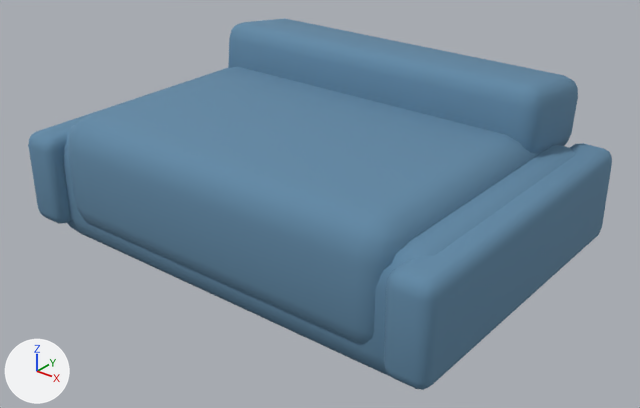
Before and after pictures for a commit that changed the glTF model public/models/furniture/upholstered-pet-sofa.glb.
Before and after are seen from a 50 mm camera at (0.956, -1.19, 0.824) aimed at (0.025, -0.026, 0.102). The lights are fixed; the arrows at lower left show +X, +Y and +Z. The picture after the commit comes second.

In view in the first picture: 'upholstered-pet-sofa'.
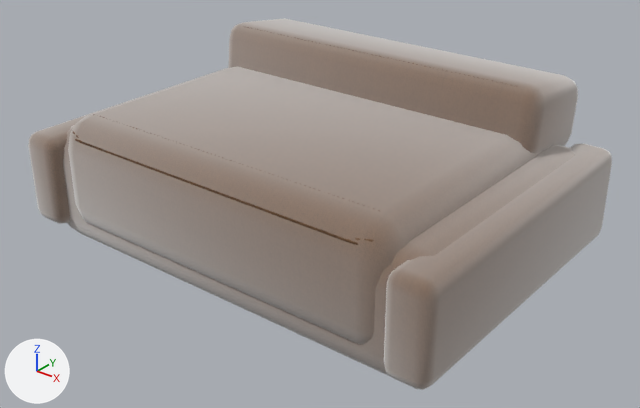
Scene script edits in JSON lines:
```json
{"op": "add", "block": "img_material_twill_orm", "code": ["img_material_twill_orm = load_image('material-twill-orm', '_unpacked/material-twill-orm', 1024, 1024, 'Non-Color')"]}
{"op": "add", "block": "img_material_twill_normal", "code": ["img_material_twill_normal = load_image('material-twill-normal', '_unpacked/material-twill-normal', 1024, 1024, 'Non-Color')"]}
{"op": "add", "block": "img_material_twill_color", "code": ["img_material_twill_color = load_image('material-twill-color', '_unpacked/material-twill-color', 1024, 1024, 'sRGB')"]}
{"block": "mat_upholstery_textured", "change": "nodes: BsdfPrincipled, OutputMaterial"}
{"block": "mat_upholstery_textured", "change": "colours: blue #6189a6"}
{"block": "mat_upholstery_textured", "change": "nodes: BsdfPrincipled, Mix, NormalMap, OutputMaterial, SeparateColor, TexImage x3"}
{"block": "mat_upholstery_textured", "change": "colours: brown #89613c"}
{"block": "mat_upholstery_textured", "change": "uses the picture img_material_twill_color"}
{"block": "mat_upholstery_textured", "change": "uses the picture img_material_twill_normal"}
{"block": "mat_upholstery_textured", "change": "uses the picture img_material_twill_orm"}
```

What differs and where, as boxes [x1, y1, x2, y2] in the pictures (640 x 408 px):
```json
{"object": "upholstered-pet-sofa", "change": "surface changed", "before": [28, 18, 612, 390], "after": [28, 18, 612, 390], "on screen": "blue to grey"}
```
